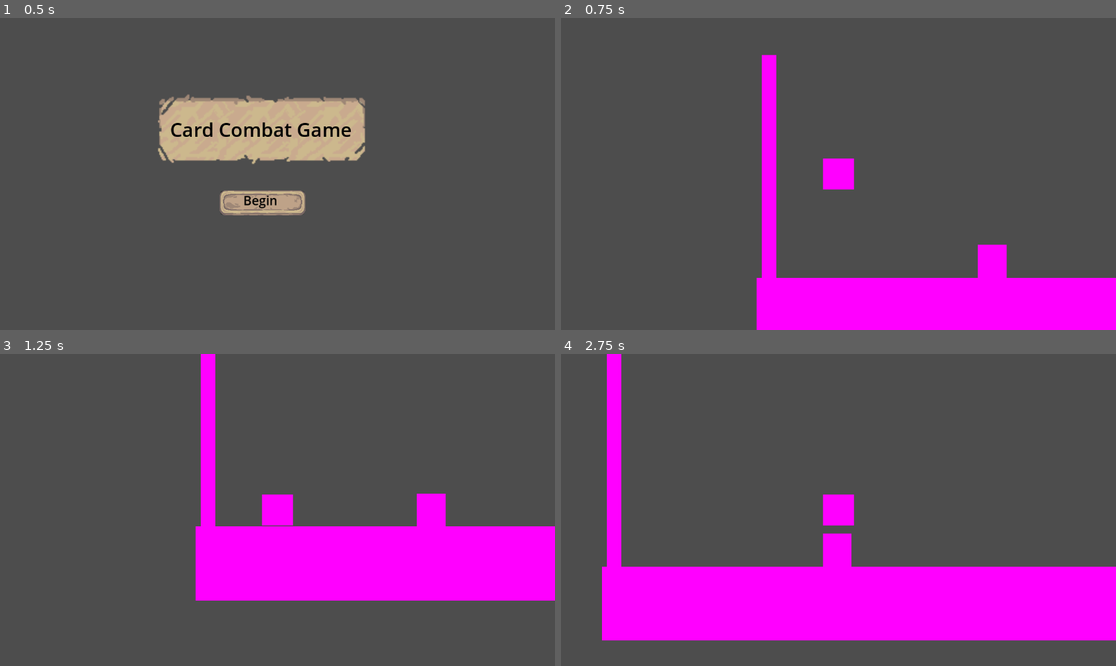
Above: before the commit, frames 1-4 (two rows, left to right).
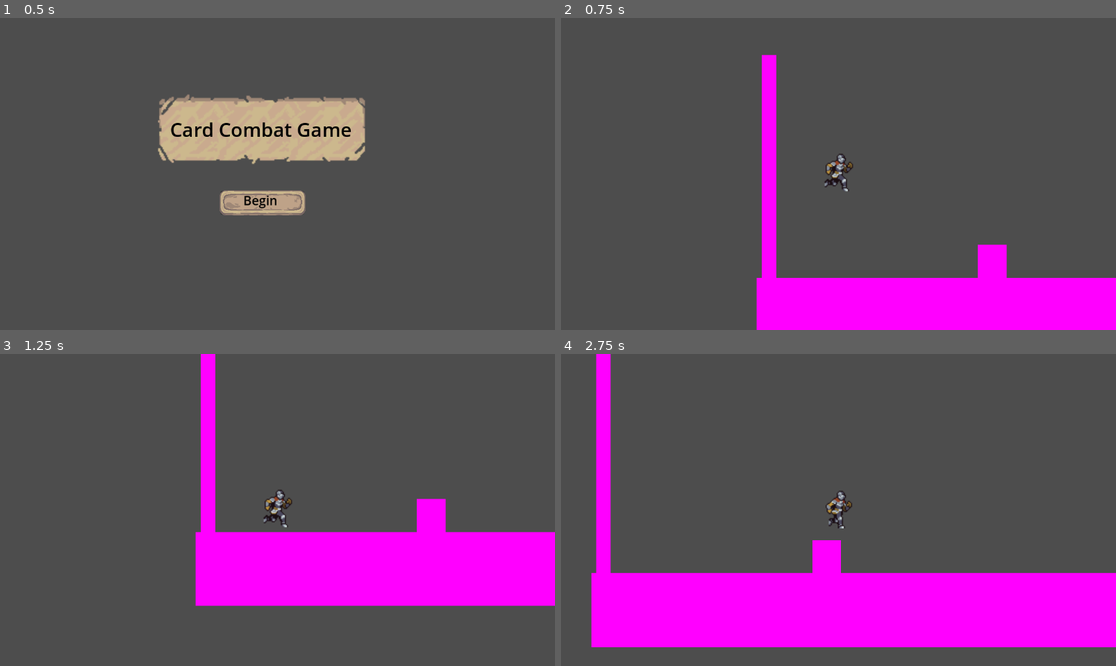
Above: after the commit, the same moments.

Repository: SomeFamousPerson/GameJam
Game: Godot game, scene res://scenes/menu.tscn
Same seed, same stepped clock (60 frames per second), same inputs: the game is played once before the commit and once after it.
Inputs:
- Up to frame 1 (0.5 s): no input
- Up to frame 2 (0.75 s): click "Start" at 0.5 s
- Up to frame 3 (1.25 s): no input
- Up to frame 4 (2.75 s): tap Enter (ui_accept) at 1.25, 1.52, 2.27 s; hold Right (ui_right) from 1.28 s (still down)

Frame 1 is identical in both runs. In frame 2, 0.6% of the frame differs, in the area x 47-53%, y 43-56%; in frame 3, 3.0%; in frame 4, 8.2%, in the area x 5-100%, y 0-94%.

Commit message:
animated

Diff:
--- a/scenes/player.gd
+++ b/scenes/player.gd
@@ -1,6 +1,6 @@
 extends CharacterBody2D
 
-
+@onready var animation = $AnimatedSprite2D
 const SPEED = 300.0
 const JUMP_VELOCITY = -400.0
 
@@ -22,7 +22,8 @@
 	var direction = Input.get_axis("ui_left", "ui_right")
 	if direction:
 		velocity.x = direction * SPEED
+		animation.play("run")
 	else:
 		velocity.x = move_toward(velocity.x, 0, SPEED)
-
+		animation.stop()
 	move_and_slide()
--- a/scenes/player.tscn
+++ b/scenes/player.tscn
@@ -1,21 +1,105 @@
-[gd_scene load_steps=4 format=3 uid="uid://enkqqfevto1d"]
+[gd_scene load_steps=15 format=3 uid="uid://enkqqfevto1d"]
 
 [ext_resource type="Script" path="res://scenes/player.gd" id="1_4brbj"]
+[ext_resource type="Texture2D" uid="uid://b80gxq5lkkuhu" path="res://assets/FreeKnight_v1/Colour2/Outline/120x80_PNGSheets/_Run.png" id="2_h87y6"]
 
-[sub_resource type="RectangleShape2D" id="RectangleShape2D_fbmpp"]
+[sub_resource type="CapsuleShape2D" id="CapsuleShape2D_747j4"]
+height = 26.7284
 
-[sub_resource type="PlaceholderTexture2D" id="PlaceholderTexture2D_2vo3m"]
+[sub_resource type="AtlasTexture" id="AtlasTexture_mvgjv"]
+atlas = ExtResource("2_h87y6")
+region = Rect2(0, 0, 120, 80)
+
+[sub_resource type="AtlasTexture" id="AtlasTexture_asbt5"]
+atlas = ExtResource("2_h87y6")
+region = Rect2(120, 0, 120, 80)
+
+[sub_resource type="AtlasTexture" id="AtlasTexture_t34mj"]
+atlas = ExtResource("2_h87y6")
+region = Rect2(240, 0, 120, 80)
+
+[sub_resource type="AtlasTexture" id="AtlasTexture_c88yv"]
+atlas = ExtResource("2_h87y6")
+region = Rect2(360, 0, 120, 80)
+
+[sub_resource type="AtlasTexture" id="AtlasTexture_omgk0"]
+atlas = ExtResource("2_h87y6")
+region = Rect2(480, 0, 120, 80)
+
+[sub_resource type="AtlasTexture" id="AtlasTexture_5xhxq"]
+atlas = ExtResource("2_h87y6")
+region = Rect2(600, 0, 120, 80)
+
+[sub_resource type="AtlasTexture" id="AtlasTexture_5mak3"]
+atlas = ExtResource("2_h87y6")
+region = Rect2(720, 0, 120, 80)
+
+[sub_resource type="AtlasTexture" id="AtlasTexture_rl4g5"]
+atlas = ExtResource("2_h87y6")
+region = Rect2(840, 0, 120, 80)
+
+[sub_resource type="AtlasTexture" id="AtlasTexture_vs1h2"]
+atlas = ExtResource("2_h87y6")
+region = Rect2(960, 0, 120, 80)
+
+[sub_resource type="AtlasTexture" id="AtlasTexture_d3ka8"]
+atlas = ExtResource("2_h87y6")
+region = Rect2(1080, 0, 120, 80)
+
+[sub_resource type="SpriteFrames" id="SpriteFrames_uxysx"]
+animations = [{
+"frames": [{
+"duration": 1.0,
+"texture": SubResource("AtlasTexture_mvgjv")
+}, {
+"duration": 1.0,
+"texture": SubResource("AtlasTexture_asbt5")
+}, {
+"duration": 1.0,
+"texture": SubResource("AtlasTexture_t34mj")
+}, {
+"duration": 1.0,
+"texture": SubResource("AtlasTexture_c88yv")
+}, {
+"duration": 1.0,
+"texture": SubResource("AtlasTexture_omgk0")
+}, {
+"duration": 1.0,
+"texture": SubResource("AtlasTexture_5xhxq")
+}, {
+"duration": 1.0,
+"texture": SubResource("AtlasTexture_5mak3")
+}, {
+"duration": 1.0,
+"texture": SubResource("AtlasTexture_rl4g5")
+}, {
+"duration": 1.0,
+"texture": SubResource("AtlasTexture_vs1h2")
+}, {
+"duration": 1.0,
+"texture": SubResource("AtlasTexture_d3ka8")
+}],
+"loop": true,
+"name": &"run",
+"speed": 15.0
+}]
 
 [node name="player" type="CharacterBody2D"]
 scale = Vector2(3.24, 3.24)
 script = ExtResource("1_4brbj")
 
 [node name="CollisionShape2D" type="CollisionShape2D" parent="."]
-shape = SubResource("RectangleShape2D_fbmpp")
-
-[node name="Sprite2D" type="Sprite2D" parent="CollisionShape2D"]
-position = Vector2(-3.57628e-07, 0.0190215)
-scale = Vector2(20, 19.962)
-texture = SubResource("PlaceholderTexture2D_2vo3m")
+position = Vector2(0.308642, 0.308642)
+scale = Vector2(1, 1)
+shape = SubResource("CapsuleShape2D_747j4")
 
 [node name="Camera2D" type="Camera2D" parent="."]
+
+[node name="AnimatedSprite2D" type="AnimatedSprite2D" parent="."]
+position = Vector2(2.1605, -14.1975)
+scale = Vector2(0.646605, 0.646605)
+sprite_frames = SubResource("SpriteFrames_uxysx")
+animation = &"run"
+frame_progress = 0.125072
+
+[node name="AnimationPlayer" type="AnimationPlayer" parent="."]
Not shown, added: assets/FreeKnight_v1/Colour1/NoOutline/120x80_PNGSheets/_Attack.png.import
Not shown, added: assets/FreeKnight_v1/Colour1/NoOutline/120x80_PNGSheets/_Attack2.png.import
Not shown, added: assets/FreeKnight_v1/Colour1/NoOutline/120x80_PNGSheets/_Attack2NoMovement.png.import
Not shown, added: assets/FreeKnight_v1/Colour1/NoOutline/120x80_PNGSheets/_AttackCombo.png.import
Not shown, added: assets/FreeKnight_v1/Colour1/NoOutline/120x80_PNGSheets/_AttackComboNoMovement.png.import
Not shown, added: assets/FreeKnight_v1/Colour1/NoOutline/120x80_PNGSheets/_AttackNoMovement.png.import
Not shown, added: assets/FreeKnight_v1/Colour1/NoOutline/120x80_PNGSheets/_Crouch.png.import
Not shown, added: assets/FreeKnight_v1/Colour1/NoOutline/120x80_PNGSheets/_CrouchAttack.png.import
Not shown, added: assets/FreeKnight_v1/Colour1/NoOutline/120x80_PNGSheets/_CrouchFull.png.import
Not shown, added: assets/FreeKnight_v1/Colour1/NoOutline/120x80_PNGSheets/_CrouchTransition.png.import
Not shown, added: assets/FreeKnight_v1/Colour1/NoOutline/120x80_PNGSheets/_CrouchWalk.png.import
Not shown, added: assets/FreeKnight_v1/Colour1/NoOutline/120x80_PNGSheets/_Dash.png.import
(and 109 more such lines)
